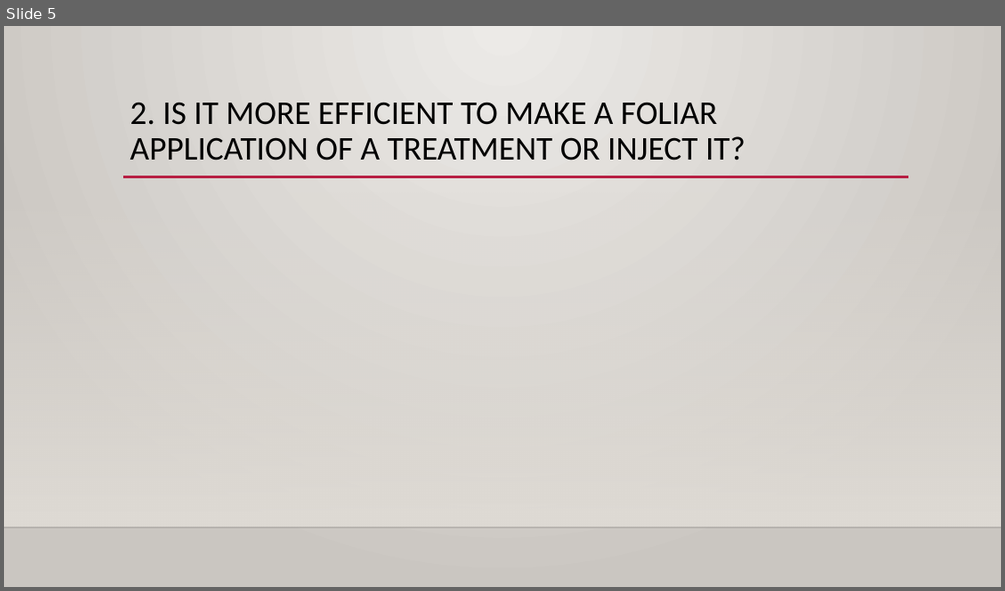
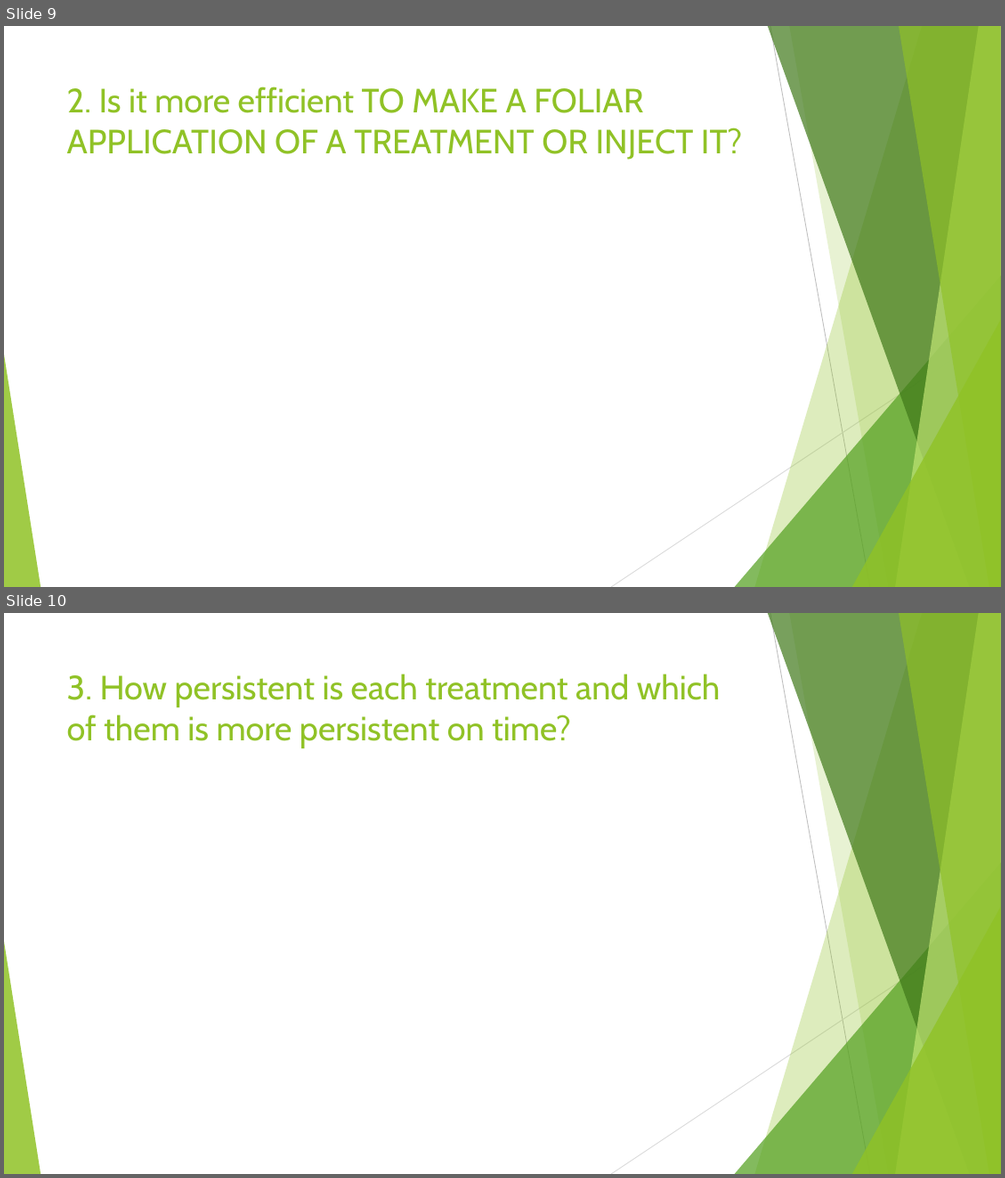
Before and after one commit to dvalher00/PracticasLabBio, a slide deck: Actividad 3 (INSECTICIDAS EN ÁRBOLES)/PRESENTATION EFFICACY TREATMENT - DAVID VALCÁRCEL.pptx. Shown one above the other, each under a label of ours: slide 5 before the commit, slides 9 and 10 after it. The pictures are 1005x591 and 1005x1178 pixels, drawn with LibreOffice and Linux fonts; fonts in the diff are those of the drawing; background and template pictures are left out. Boxes give left, top, right and bottom in pixels: in the first picture for what was removed or moved away, otherwise in the second. Text is boxed around its words. In the diff, an @@ line names an element or a change of style, - is before the commit and + after.

```diff
--- a/Actividad 3 (INSECTICIDAS EN ÁRBOLES)/PRESENTATION EFFICACY TREATMENT - DAVID VALCÁRCEL.pptx
+++ b/Actividad 3 (INSECTICIDAS EN ÁRBOLES)/PRESENTATION EFFICACY TREATMENT - DAVID VALCÁRCEL.pptx
@@ slide 10 added at [4, 613, 1001, 1174], background #FFFFFF; not listed: 10 template elements that a slide beside it also shows @@
@@ title added at [67, 674, 720, 748], 32.4 pt, text #90C226 @@
+3. How persistent is each treatment and which of them is more persistent on time?
@@ what was slide 5 is now slide 9 @@
@@ slide 9 changed as well @@
@@ background gradient #ECEAE7 to #CAC7C1 to #FFFFFF @@
@@ title at [67, 87, 742, 160]: text changed; size 32 to 32.4 pt; font Calibri to Cabin; text colour #000000 to #90C226 @@
-2. IS IT MORE EFFICIENT TO MAKE A FOLIAR APPLICATION OF A TREATMENT OR INJECT IT?
+2. Is it more efficient TO MAKE A FOLIAR APPLICATION OF A TREATMENT OR INJECT IT?
@@ line removed from (123, 177) to (909, 177) @@
@@ rectangle removed at [4, 192, 1001, 527] @@
@@ group added at [4, 26, 1001, 587]: 5 freeform shapes, 3 triangles, 2 lines @@
@@ line removed from (4, 527) to (1001, 527) @@
```
Also in this commit, not shown: 3 other slides changed, 7 other slides added, 2 slides removed, 52 other files.
